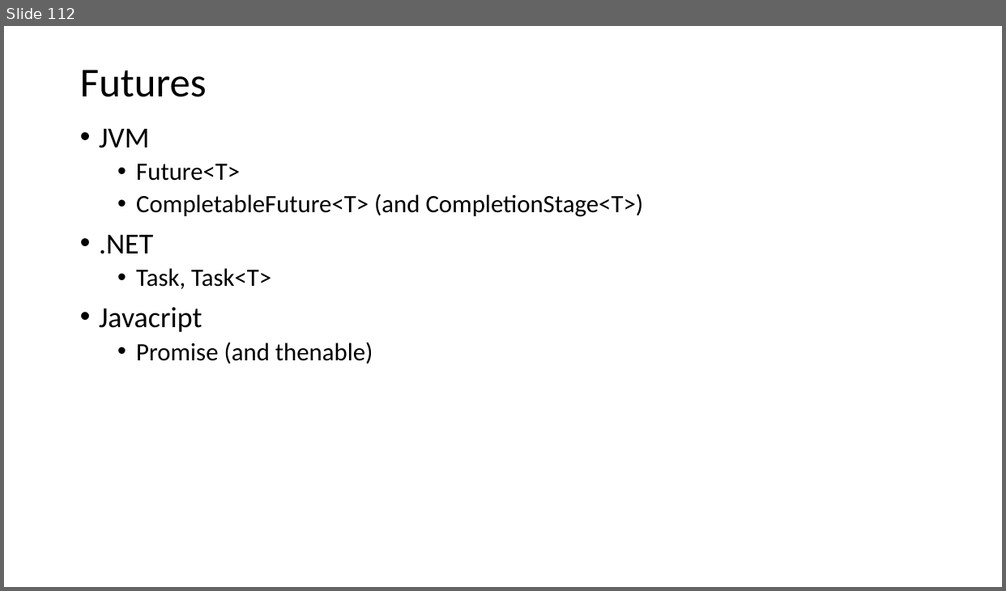
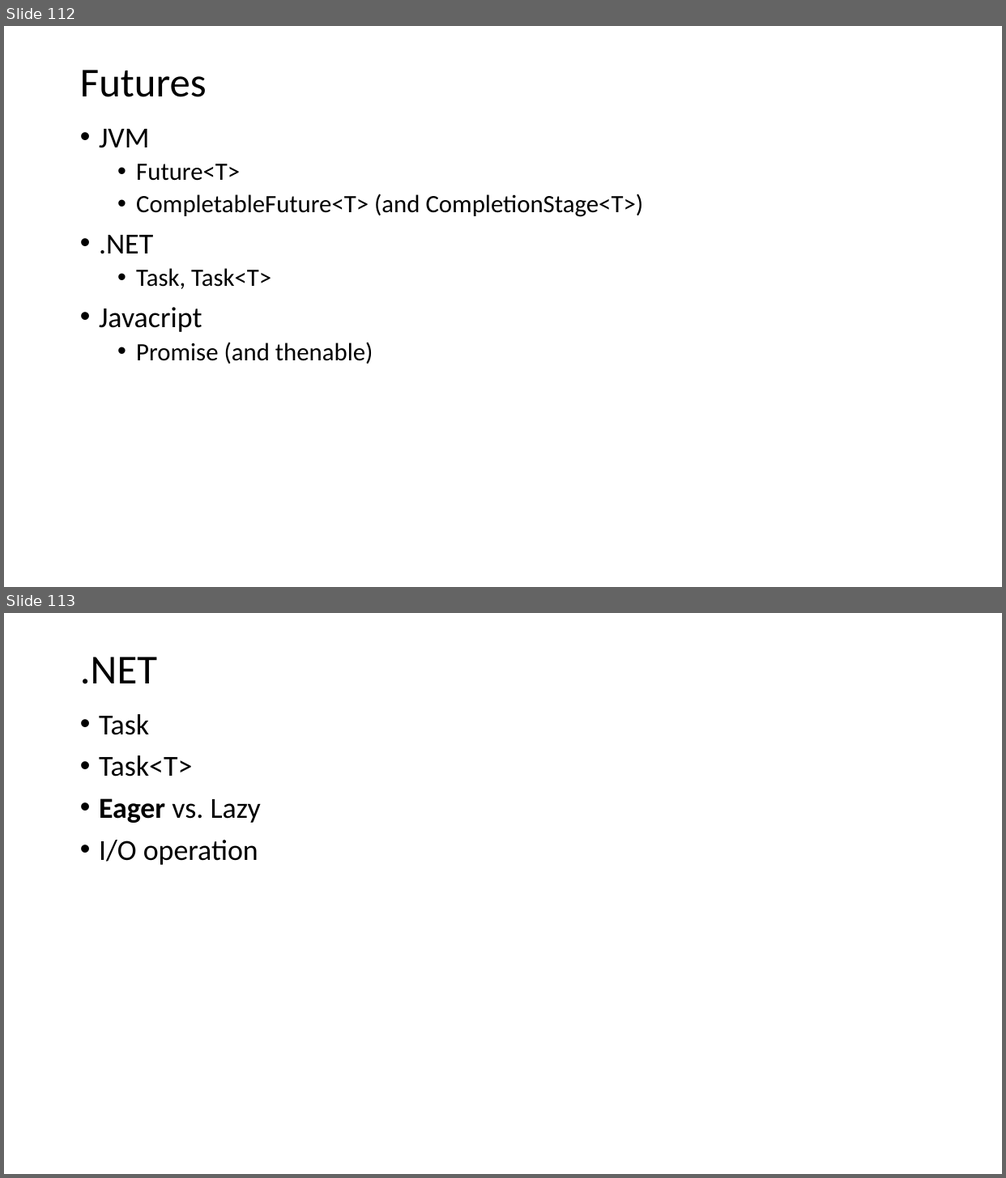
Before and after one commit to isel-leic-pc/s2021v-li51n, a slide deck: docs/threads.pptx. Shown one above the other, each under a label of ours: slide 112 before the commit, slides 112 and 113 after it. The pictures are 1006x591 and 1006x1178 pixels, drawn with LibreOffice and Linux fonts; fonts in the diff are those of the drawing. Boxes give left, top, right and bottom in pixels: in the first picture for what was removed or moved away, otherwise in the second. Text is boxed around its words. In the diff, an @@ line names an element or a change of style, - is before the commit and + after.

Commit message:
adds task examples

```diff
--- a/docs/threads.pptx
+++ b/docs/threads.pptx
@@ slide 113 added at box(4, 613, 1002, 1174), background #FFFFFF @@
@@ title added at box(80, 657, 157, 684), 39.6 pt, text #000000 @@
+.NET
@@ text added at box(99, 714, 261, 865), 28 pt, text #000000 @@
+• Task
+• Task<T>
+• Eager vs. Lazy
+• I/O operation
```
Also in this commit, not shown: 6 other slides added, 2 other files.
